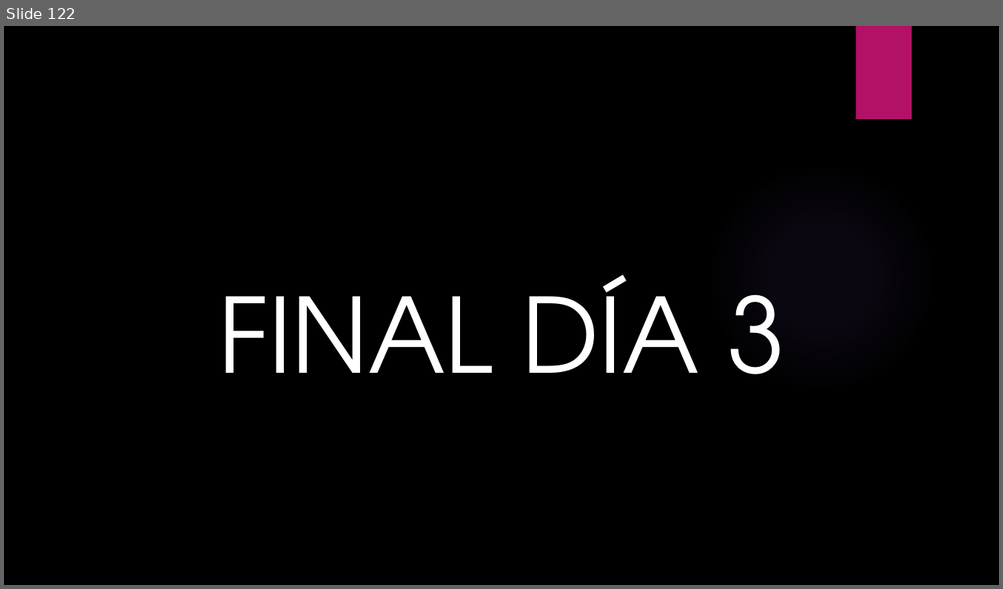
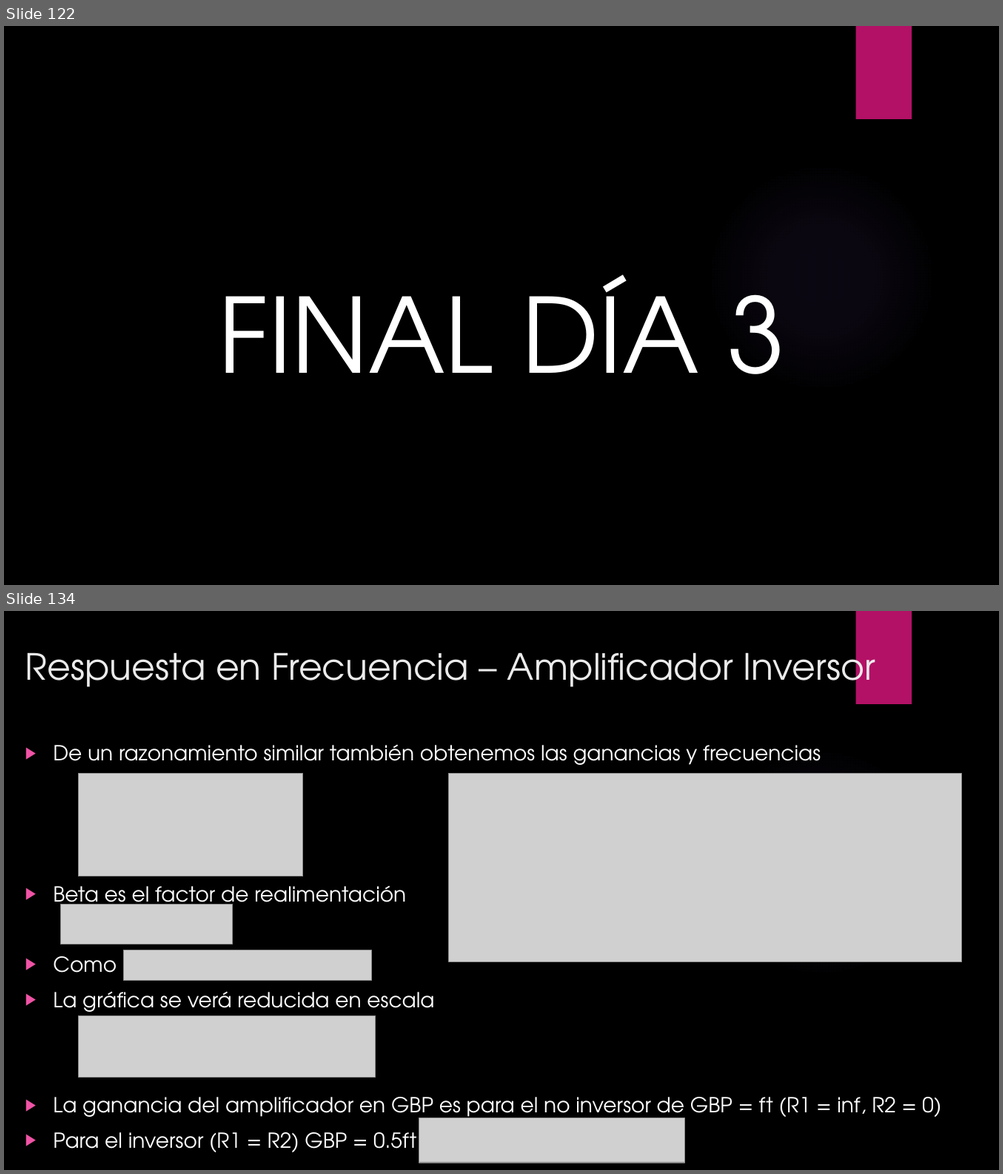
Before and after one commit to ulatinaedupa/ElectronicsII, a slide deck: Presentación/Electronica II.pptx. Shown one above the other, each under a label of ours: slide 122 before the commit, slides 122 and 134 after it; the slides between them are not shown. The pictures are 1003x589 and 1003x1174 pixels, drawn with LibreOffice and Linux fonts; fonts in the diff are those of the drawing; grey boxes stand for pictures; background and template pictures are left out. Boxes give left, top, right and bottom in pixels: in the first picture for what was removed or moved away, otherwise in the second. Text is boxed around its words. In the diff, an @@ line names an element or a change of style, - is before the commit and + after.

```diff
--- a/Presentación/Electronica II.pptx
+++ b/Presentación/Electronica II.pptx
@@ slide 134 added at [4, 611, 999, 1170], background picture (left out); not listed: 2 template elements that a slide beside it also shows @@
@@ title added at [25, 642, 876, 697], 35 pt, text #EBEBEB @@
+Respuesta en Frecuencia – Amplificador Inversor
@@ text added at [53, 745, 941, 1153], 20 pt, text #FFFFFF @@
+▶ De un razonamiento similar también obtenemos las ganancias y frecuencias
+▶ Beta es el factor de realimentación
+▶ Como
+▶ La gráfica se verá reducida en escala
+▶ La ganancia del amplificador en GBP es para el no inversor de GBP = ft (R1 = inf, R2 = 0)
+▶ Para el inversor (R1 = R2) GBP = 0.5ft
@@ picture added at [78, 774, 302, 877] @@
@@ picture added at [449, 774, 962, 963] @@
@@ picture added at [61, 904, 233, 945] @@
@@ picture added at [123, 951, 371, 981] @@
@@ picture added at [78, 1016, 375, 1077] @@
@@ picture added at [419, 1119, 685, 1163] @@
```
Also in this commit, not shown: 34 other slides added.
